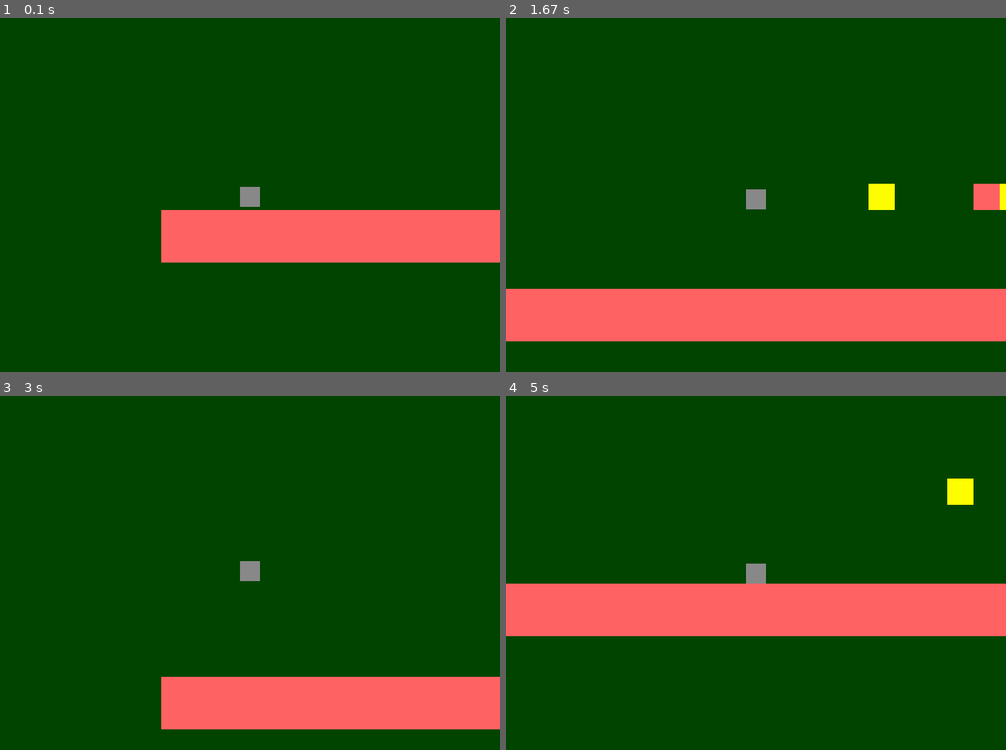
Above: before the commit, frames 1-4 (two rows, left to right).
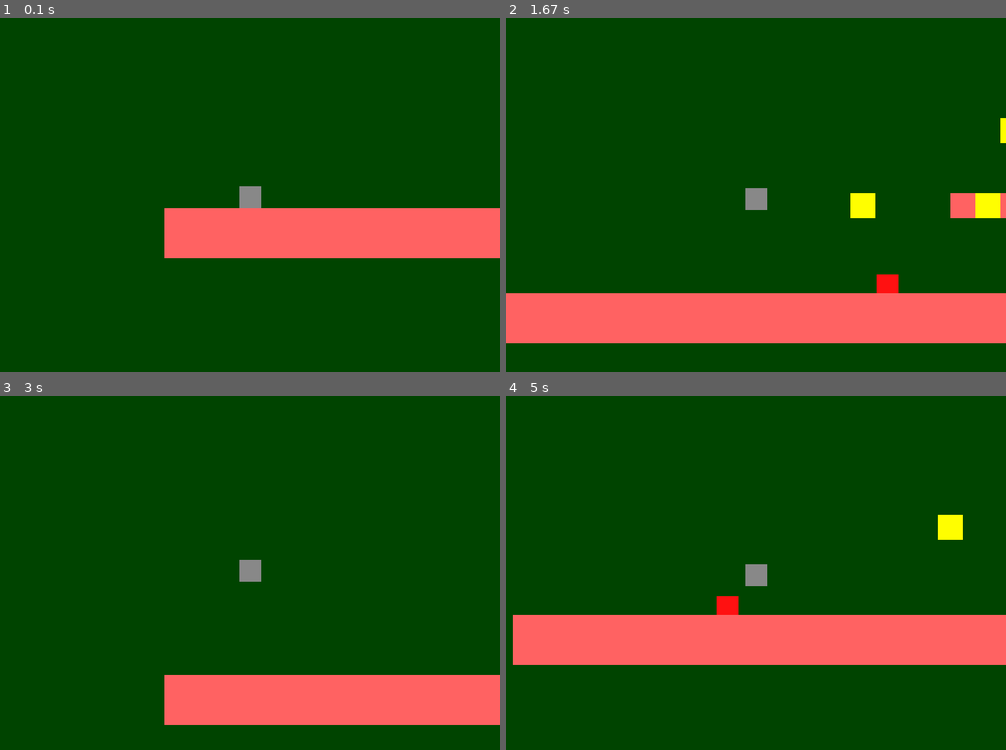
Above: after the commit, the same moments.

Repository: Shaker-Z/ProjectPygame
Game: pygame game, started from Project PyGame/game.py
The game is run twice, just before and just after one commit, with the same random seed, the same clock (stepped at 60 frames per second) and the same inputs.
Inputs:
- Up to frame 1 (0.1 s): no input
- Up to frame 2 (1.67 s): hold Right 0.33-0.8 s; hold Up 0.83-1.13 s; hold Right 1.17-1.63 s
- Up to frame 3 (3 s): hold Left 1.67-2.2 s; hold Left 2.23-2.63 s; hold Up from 2.67 s (still down)
- Up to frame 4 (5 s): release Up at 3.03 s; hold Right 3.07-3.7 s; hold Left 3.73-4.2 s; hold Right 4.23-4.7 s

The runs differ from the first frame. In frame 1, 1.3% of the frame differs, in the area x 32-100%, y 47-70%; in frame 2, 3.6%; in frame 3, 1.3%; in frame 4, 18%, in the area x 0-100%, y 23-76%.

Commit message:
some fix, new level(working)

Diff:
--- a/Project PyGame/blocks.py
+++ b/Project PyGame/blocks.py
@@ -1,7 +1,7 @@
 import pygame
 
-PLATFORM_WIDTH = 42
-PLATFORM_HEIGHT = 42
+PLATFORM_WIDTH = 40
+PLATFORM_HEIGHT = 40
 PLATFORM_COLOR = "#FF6262"
 BLOCK_COLOR = "#fffe00"
 
--- a/Project PyGame/enemy.py
+++ b/Project PyGame/enemy.py
@@ -1,12 +1,12 @@
 import pygame
 
 MOVE_SPEED = 2
-WIDTH = 32
-HEIGHT = 27
-HG_WIDTH = 27
-HG_HEIGHT = 27
-TM_WIDTH = 42
-TM_HEIGHT = 42
+WIDTH = 35
+HEIGHT = 30
+HG_WIDTH = 30
+HG_HEIGHT = 30
+TM_WIDTH = 40
+TM_HEIGHT = 40
 EN_COLOR = "#ff1111"
 HG_COLOR = "#fffe33"
 TM_COLOR = "#11fffe"
@@ -16,7 +16,7 @@
 class Enemy(pygame.sprite.Sprite):
     def __init__(self, x, y):
         pygame.sprite.Sprite.__init__(self)
-        self.xvel = MOVE_SPEED
+        self.xvel = -MOVE_SPEED
         self.startX = x
         self.startY = y
         self.image = pygame.Surface((WIDTH, HEIGHT))
--- a/Project PyGame/level.txt
+++ b/Project PyGame/level.txt
@@ -1,10 +1,10 @@
-                                                                                    %+ +      %                                                                                                                        !!!
-                       #                                                            ----------   ---#                #              ---     -##-                                                                       !!!
-                                                                                                                                                                                                              ---      !!!
-                                                                                                                                                                                                             ----      !!!
-                 #   -#-#-                        -           -                   -#-                                                                  -  -           --   -                                -----      !!!
-                                          -       -           -                                    #       -#     #  #  #        -           --       --  --         ---   --             --#-             ------      !!!
-                               ^          -       -           -                                                                                      ---  ---       ----   ---      -                     -------      !!!
-%  *                   +       -          -+      -     + +   -                               %         + +         =       + +         + +  + +    ----  ----     -----   ----     -              + +   --------      !!!
+                                                                                    %+ +      %                                                                                                                        !!!!
+                       #                                                            ----------   ---#                #              ---     -##-                                                                       !!!!
+                                                                                                                                                                                                              ---      !!!!
+                                                                                                                                                                                                             ----      !!!!
+                 #   -#-#-                        -           -                   -#-                                                                  -  -           --   -                                -----      !!!!
+                                          -       -           -                                    #       -#     #  #  #        -           --       --  --         ---   --             --#-             ------      !!!!
+                               ^          -       -           -                                                                                      ---  ---       ----   ---      -                     -------      !!!!
+%  *                   +       -          -+      -     + +   -                               %         + +         =       + +         + +  + +    ----  ----     -----   ----     -              + +   --------      !!!!
 -------------------------------------------------------------------------   ----------------   -------------------------------------------------------------------------   -------------------------------------------------
 -------------------------------------------------------------------------   ----------------   -------------------------------------------------------------------------   -------------------------------------------------
--- /dev/null
+++ b/Project PyGame/level2.txt
@@ -0,0 +1,12 @@
+-------------------------------------------------------------------------------------------------------------------------------------------------------------------------------------------------
+-                                                                 --  ------  ----      ----
+-                                                                 --  ------  ---- % +% ----
+-                                                               --        --   -    --
+-                                                - ---- -       --        --   -    --           ------                                                                                      !!!
+-                                    #           - -  - -       --        --   - -  -- %+ + %    ------                                                  +        ------                     !!!
+-              #####           - -               ---  ---       ----  ------   ---  --  ----                                 ^                          +--                                  !!!
+-                            - - - -   -                          --                                                    ^    -          --              ---                      ----------------
+-                        + - - - - -   - -                        --                                                    -    -    ^     --             ----                      ----------------
+-                       +- - - - - - + - -          = =                =   + +               % %                   + + +-    -  + -     -- %          -----        =             ----------------
+---------------------------------------------------------------------------------------------   --------------------------------------  --  ---------------  ___  --------  ___  ----------------
+---------------------------------------------------------------------------------------------   --------------------------------------  --  ---------------       --------       ----------------
--- a/Project PyGame/player.py
+++ b/Project PyGame/player.py
@@ -1,8 +1,8 @@
 import pygame
 
 MOVE_SPEED = 7
-WIDTH = 32
-HEIGHT = 32
+WIDTH = 35
+HEIGHT = 35
 JUMP_POWER = 11
 GRAVITY = 0.35
 COLOR = "#888888"
@@ -73,7 +73,8 @@
             if pygame.sprite.collide_rect(self, e):
                 if (self.rect.collidepoint(e.rect.midtop) or
                         self.rect.collidepoint(e.rect.topleft[0] + 10, e.rect.topleft[1]) or
-                        self.rect.collidepoint(e.rect.topright[0] - 10, e.rect.topright[1])) and \
+                        self.rect.collidepoint(e.rect.topright[0] - 10, e.rect.topright[1]) or
+                        self.rect.collidepoint(e.rect.center)) and \
                         not self.onGround and self.on_enemy(enemys) and self.clock.get_time() > 100:
                     self.yvel = -JUMP_POWER * 0.6
                     if e.killable:
